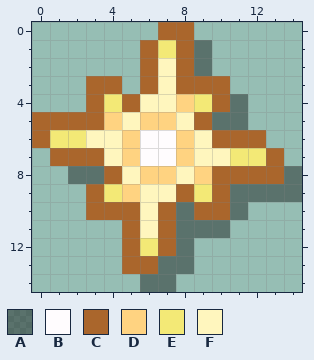
One commit to this pixel-art sprite: Events/SunnyDayBiome_Icon.png. The first picture shows the starting point.
The file is 30x30 pixels, drawn in blocks of 2x2; one block is one cell here. Colours within 5 levels of each other are drawn and written as one.
Palette (. is transparent): A #00000066  B #fffcfe  C #aa662c  D #ffd381  E #f3e976  F #fff6be
Pixels before, first column x 0:
 0 .......CC......
 1 ......CECA.....
 2 ......CFCA.....
 3 ...CC.CFCCC....
 4 ...CECFFDECA...
 5 CCCCDFDDFCAA...
 6 CEEFFDBBDFCCC..
 7 .CCCFDBBDFFEEC.
 8 ..AACFDDFDCCCCA
 9 ...CEDFFCECAAAA
10 ...CCCFCACCA...
11 .....CFCAAA....
12 .....CECA......
13 .....CCAA......
14 ......AA.......
Now the later version:
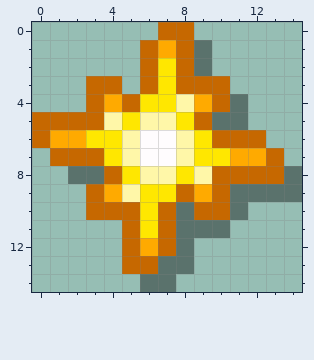
The edit:
Colour C changes from #aa662c to #c66800.
Colour D changes from #ffd381 to #fff7a8.
Colour E changes from #f3e976 to #ffaa00.
Colour F changes from #fff6be to #ffe700.
Changed places in both pictures, as pixel boxes (x1, y1, x2, y2):
changed: (32, 22, 284, 274)
